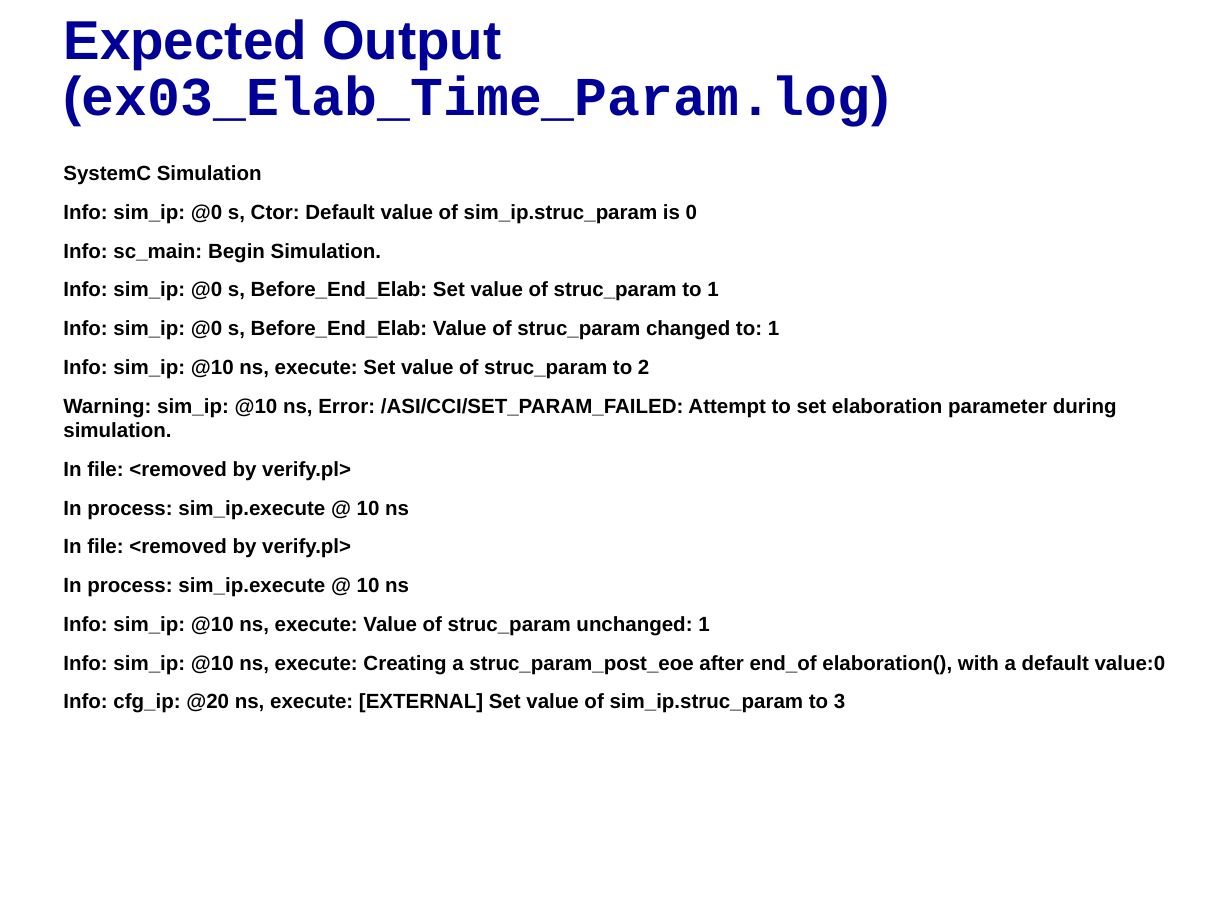
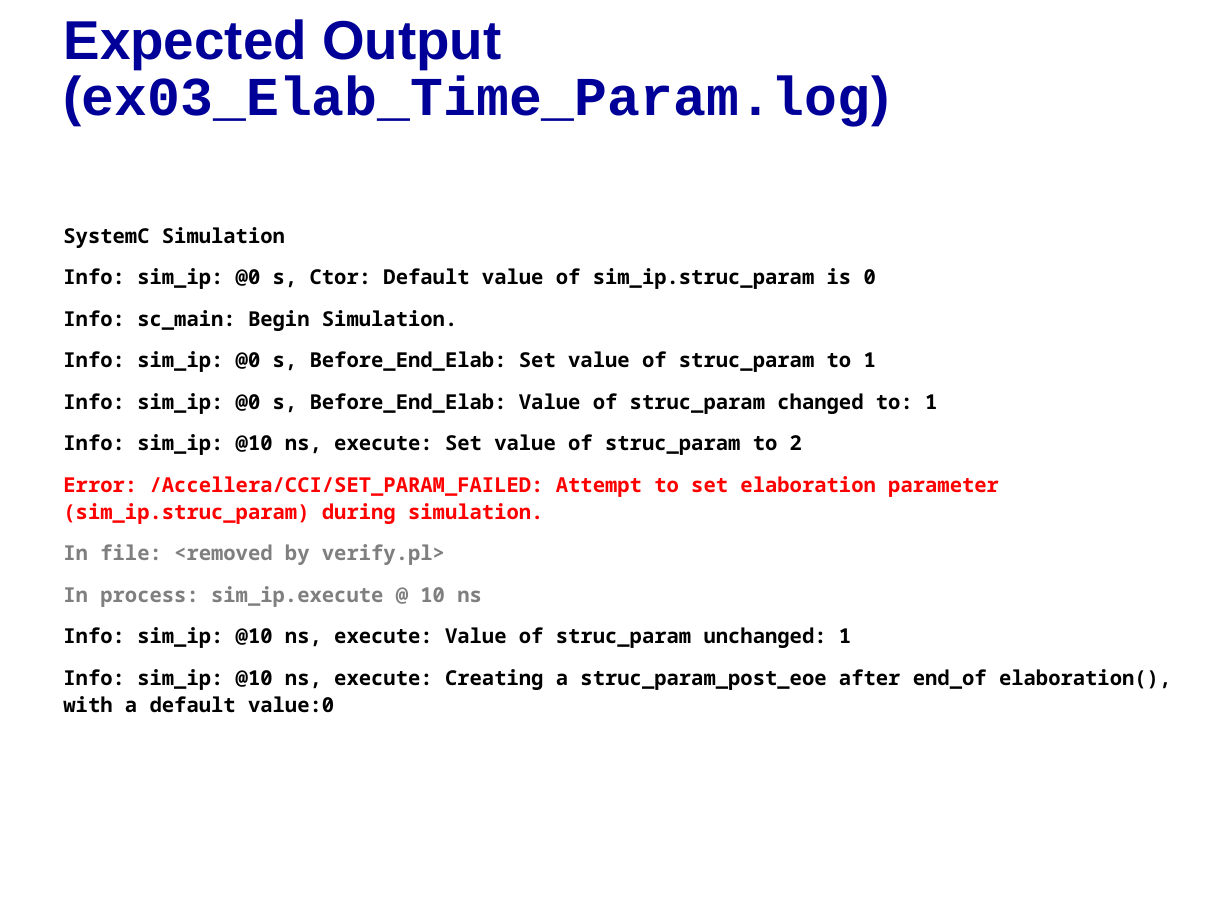
Before and after one commit to accellera-official/cci, a slide deck: slide 5 of examples/ex03_Elab_Time_Param/docs/ex03_Elab_Time_Param.ppt. Drawn at 1232x924 pixels with LibreOffice and Linux fonts; fonts in the diff are those of the drawing; background and template pictures are left out. Boxes give left, top, right and bottom in pixels: in the first picture for what was removed or moved away, otherwise in the second. Text is boxed around its words. In the diff, an @@ line names an element or a change of style, - is before the commit and + after.

```diff
--- a/examples/ex03_Elab_Time_Param/docs/ex03_Elab_Time_Param.ppt
+++ b/examples/ex03_Elab_Time_Param/docs/ex03_Elab_Time_Param.ppt
@@ text "SystemC Simulation": place and size @@
-text "SystemC Simulation" at <box>63,165,1166,713</box>
+text "SystemC Simulation" at <box>63,227,1171,713</box>
@@ text at <box>63,227,1171,713</box>: font Arial to Noto Sans Mono in "SystemC Simulation", "Info: sim_ip: @0 s, Ctor: Default value ...", "Info: sc_main: Begin Simulation.", "Info: sim_ip: @0 s, Before_End_Elab: Set value ..." and 6 more places; text colour #000000 to #7F7F7F in "In file: <removed by verify.pl>", "In process: sim_ip.execute @ 10 ns"; line spacing 1 to 16pt @@
@@ text at <box>63,476,999,524</box>: text changed; font Arial to Noto Sans Mono; text colour #000000 to #FF0000 @@
-Warning: sim_ip: @10 ns, Error: /ASI/CCI/SET_PARAM_FAILED: Attempt to set elaboration parameter during simulation.
-In file: <removed by verify.pl>
-In process: sim_ip.execute @ 10 ns
+Error: /Accellera/CCI/SET_PARAM_FAILED: Attempt to set elaboration parameter (sim_ip.struc_param) during simulation.
@@ text at <box>63,693,845,713</box>: paragraph removed @@
-Info: cfg_ip: @20 ns, execute: [EXTERNAL] Set value of sim_ip.struc_param to 3
```
Also in this commit, not shown: 2 other slides changed, 3 other files.
